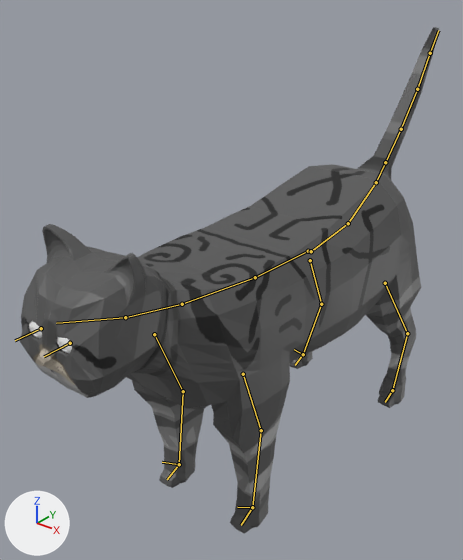
The Blender file blender/cat1.blend: old version first, new version second.
Camera for both pictures: a camera (50 mm lens) standing at (3.59, -5.22, 5.08) and looking at (-0.49, -0.12, 1.91). Lighting does not change. The marker at lower left points along +X, +Y and +Z. The picture after the commit comes second. The bones that change, and the others that lie on the model, are drawn over the model as lines.

In view in the first picture: 'Cat', 'Eye', 'Eye.001'.
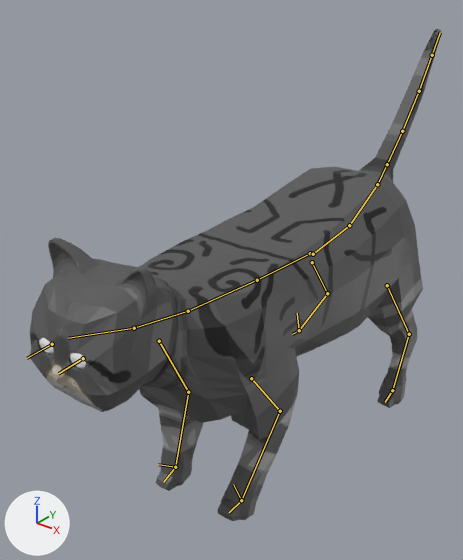
The newer file adds an action. The first version stands in its rest pose; the second is drawn at frame 30 of the action 'walking'.

The change in detail:
Bone 'BodyLift' (bone_bodylift) moves from (0.0, 0.0, 0.0) to (0.03, -0.02, 0.0).
Bone 'Spine2' (bone_spine2) turns from (0, 0, 0) to (2, 1, -1) degrees about its own x, y and z.
Bone 'Front Leg_IK.L' (bone_front_leg_ik_l) moves from (0.0, 0.0, 0.0) to (0.1, 0.52, -0.11).
Bone 'Front Leg_IK.L' (bone_front_leg_ik_l) turns from (0, 0, 0) to (-27, 4, -3) degrees about its own x, y and z.
Bone 'Front Leg_IK.R' (bone_front_leg_ik_r) moves from (0.0, 0.0, 0.0) to (0.0, 0.05, 0.04).
Bone 'Back Leg_IK.R' (bone_back_leg_ik_r) moves from (0.0, 0.0, 0.0) to (0.04, 0.51, -0.27).
Bone 'Back Leg_IK.R' (bone_back_leg_ik_r) turns from (0, 0, 0) to (-34, 4, -5) degrees about its own x, y and z.

What differs and where, as boxes (x1, y1, x2, y2) in the pictures (463 x 560 px):
'Cat', posed
    before: (20, 27, 439, 534)
    after: (29, 29, 441, 521)
bone 'Spine2', root to tip
    before: (255, 277) to (182, 304)
    after: (257, 280) to (188, 311)
bone 'Front Leg_IK.L', root to tip
    before: (252, 507) to (237, 507)
    after: (241, 500) to (233, 484)
bone 'Front Leg_IK.R', root to tip
    before: (179, 464) to (162, 462)
    after: (175, 467) to (158, 464)
bone 'Back Leg_IK.R', root to tip
    before: (303, 354) to (294, 349)
    after: (299, 330) to (297, 313)
